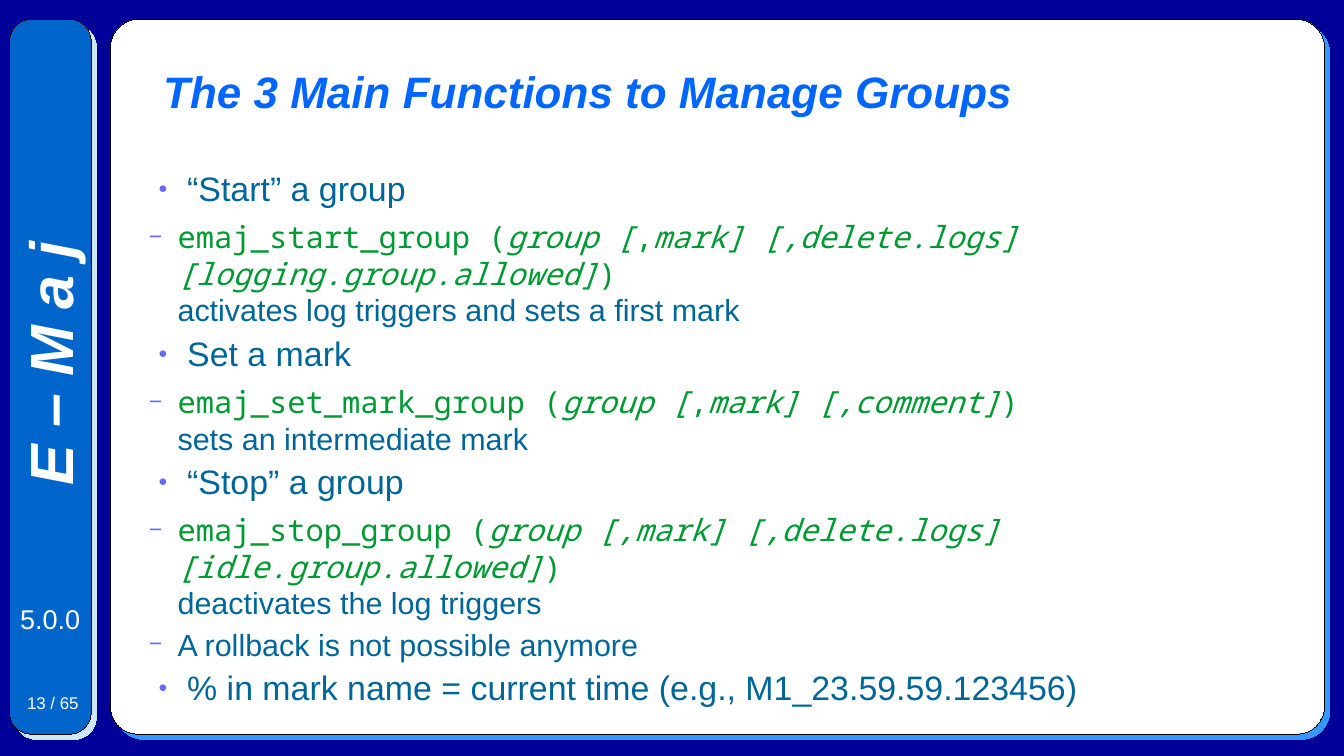
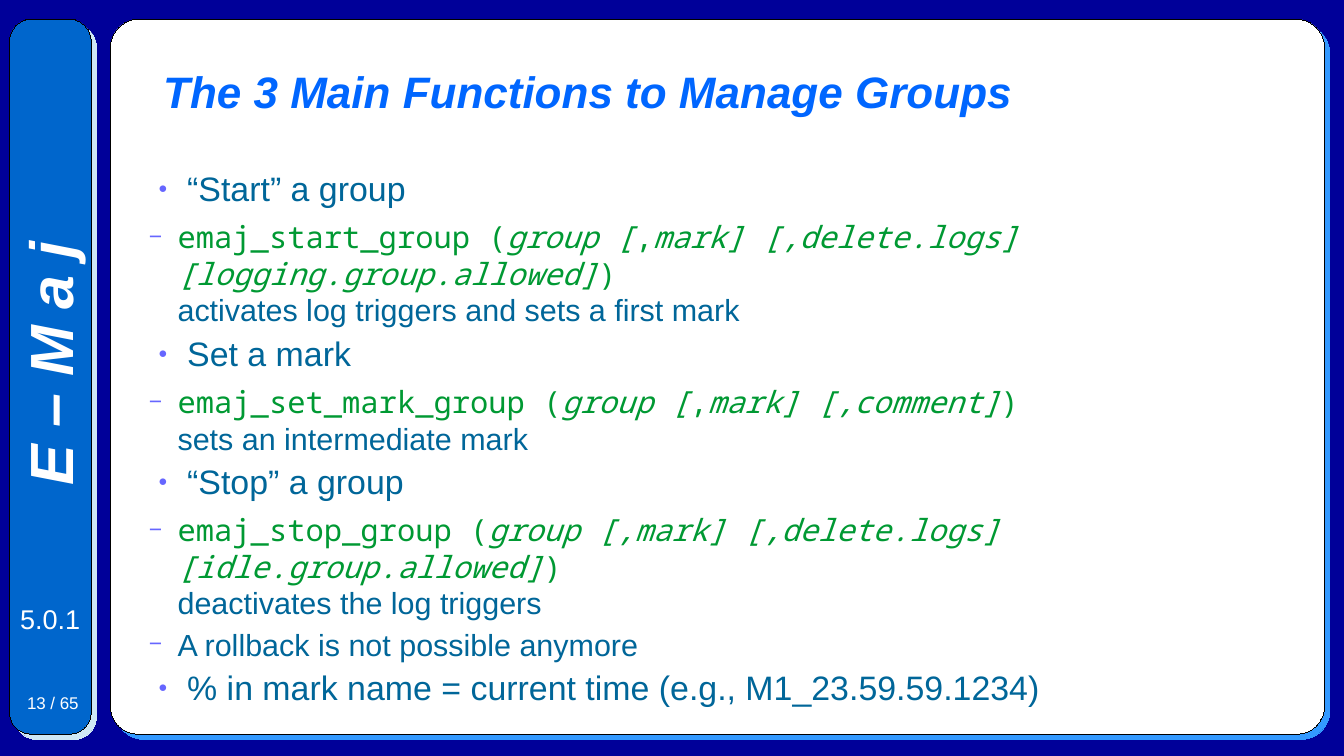
Before and after one commit to beaud76/emaj_doc, a slide deck: slide 13 of Emaj.devel_pres_en.odp. Drawn at 1344x756 pixels with LibreOffice and Linux fonts; fonts in the diff are those of the drawing. Boxes give left, top, right and bottom in pixels: in the first picture for what was removed or moved away, otherwise in the second. Text is boxed around its words. In the diff, an @@ line names an element or a change of style, - is before the commit and + after.

```diff
--- a/Emaj.devel_pres_en.odp
+++ b/Emaj.devel_pres_en.odp
@@ text at (x1=20, y1=610, x2=80, y2=630): text changed @@
-5.0.0
+5.0.1
@@ text at (x1=227, y1=675, x2=1039, y2=707): text changed @@
-● % in mark name = current time (e.g., M1_23.59.59.123456)
+● % in mark name = current time (e.g., M1_23.59.59.1234)
```
Also in this commit, not shown: 60 other slides changed, 2 other files.
